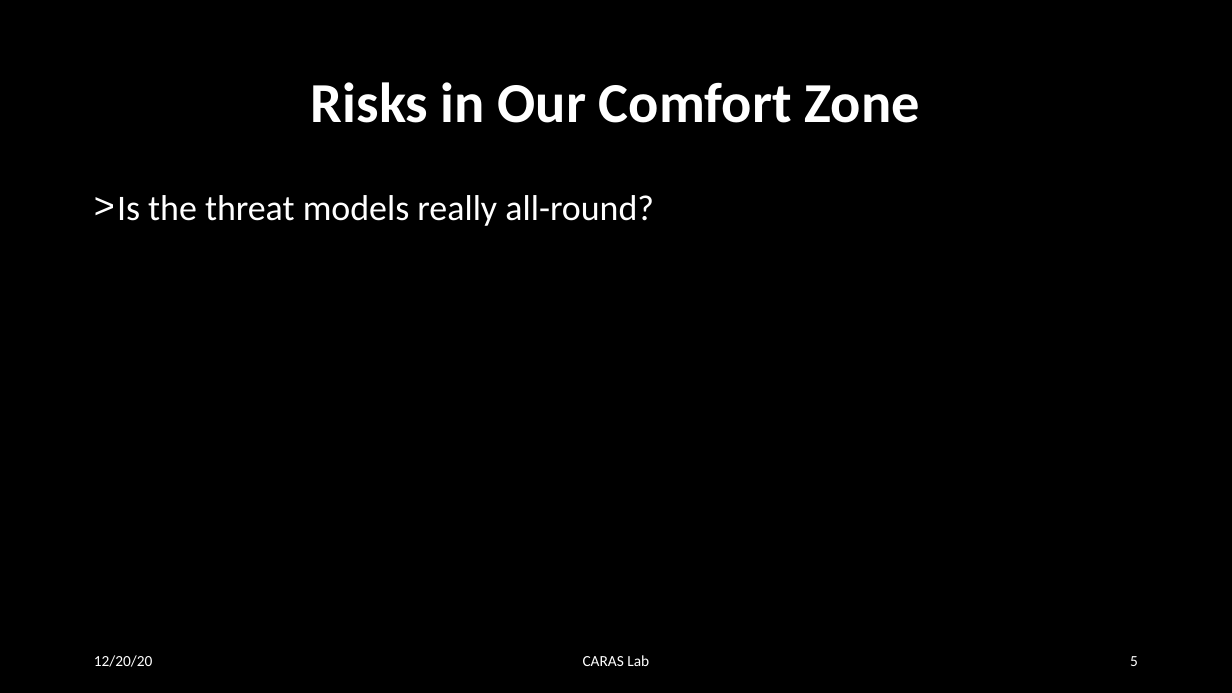
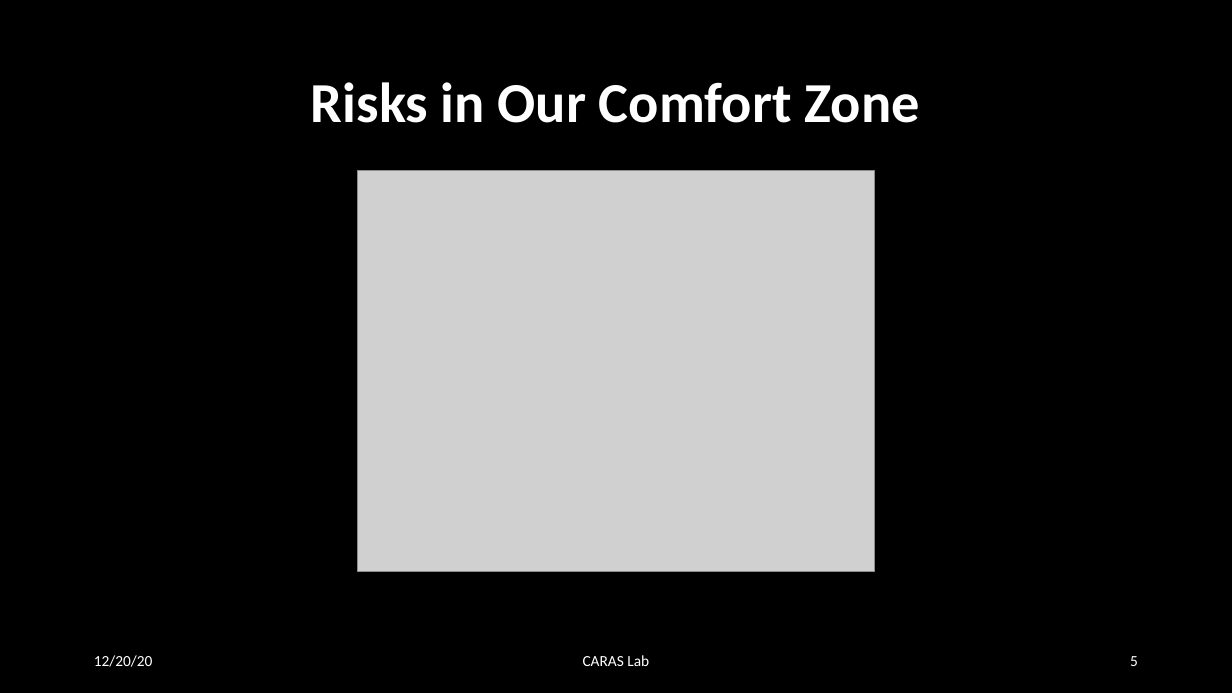
Before and after one commit to MekAkUActOR/RowHammer, a slide deck: slide 5 of summary1.pptx. Drawn at 1232x693 pixels with LibreOffice and Linux fonts; fonts in the diff are those of the drawing; grey boxes stand for pictures. Boxes give left, top, right and bottom in pixels: in the first picture for what was removed or moved away, otherwise in the second. Text is boxed around its words. In the diff, an @@ line names an element or a change of style, - is before the commit and + after.

```diff
--- a/summary1.pptx
+++ b/summary1.pptx
@@ picture added at <box>358,171,874,572</box> @@
@@ text removed at <box>117,195,654,226</box> @@
-> Is the threat models really all-round?
```
Also in this commit, not shown: 1 other slide changed, 1 slide added.
